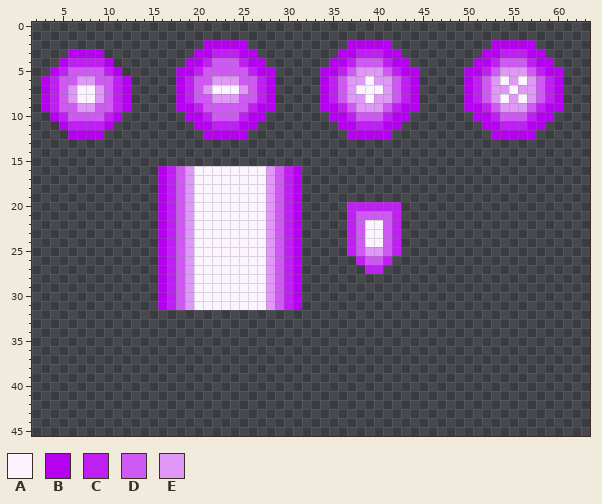
Pixel-art sprite: assets/graphics/projectiles/bullet2.png. The picture above is the old version.
The file is 64x64 pixels. Shown: x 2..63, y 0..45.
Palette (. is transparent): A #fbf3fe  B #b601f0  C #bf1ff2  D #ce59f3  E #df98f6
Pixels before (only the part around the change), first column x 20:
18 AAAAAAAAEDCB................................
19 AAAAAAAAEDCB................................
20 AAAAAAAAEDCB.....CCCCCC.....................
21 AAAAAAAAEDCB.....CDDDDC.....................
22 AAAAAAAAEDCB.....CDAADC.....................
23 AAAAAAAAEDCB.....CDAADC.....................
24 AAAAAAAAEDCB.....CDAADC.....................
25 AAAAAAAAEDCB.....CDEEDC.....................
26 AAAAAAAAEDCB......CDDC......................
27 AAAAAAAAEDCB.......CC.......................
28 AAAAAAAAEDCB................................
29 AAAAAAAAEDCB................................
30 AAAAAAAAEDCB................................
31 AAAAAAAAEDCB................................
32 ............................................
33 ............................................
34 ............................................
35 ............................................
36 ............................................
37 ............................................
38 ............................................
39 ............................................
40 ............................................
41 ............................................
42 ............................................
43 ............................................
44 ............................................
45 ............................................
Once edited:
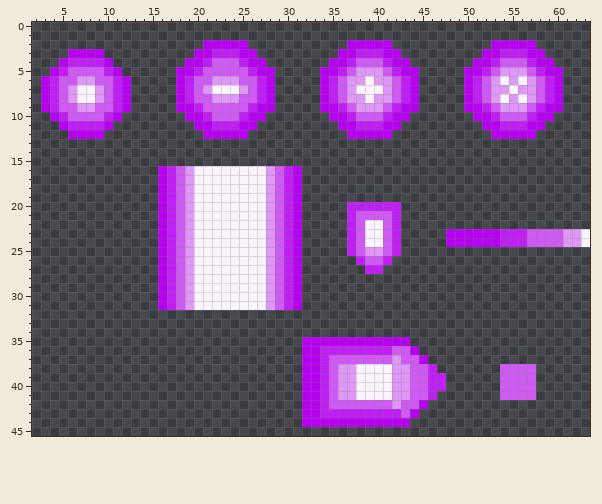
Log entry: new bullets, sprite layer in tiled now invisible
Difference:
y 23..24: x 48..63 ................ -> BBBBBBCCCDDDDEEA
y 35: x 32..43 ............ -> BBBBBBBBBBBB
y 36: x 32..44 ............. -> BBCCCCCCCCDDB
y 37: x 32..45 .............. -> BBCDDDDDDDEDDB
y 38: x 32..46 ............... -> BBCDEEAAAAEEDDC; x 54..57 .... -> DDDD
y 39..40: x 32..47 ................ -> BBCDEEAAAAEEDDCC; x 54..57 .... -> DDDD
y 41: x 32..46 ............... -> BBCDEEAAAAEEDDC; x 54..57 .... -> DDDD
y 42: x 32..45 .............. -> BBCDDDDDDDEDDB
y 43: x 32..44 ............. -> BBCCCCCCCCCDB
y 44: x 32..43 ............ -> BBBBBBBBBBBB
Changed places in both pictures, as pixel boxes (x1, y1, x2, y2):
added: (446, 229, 590, 247)
added: (302, 337, 446, 427)
added: (500, 364, 536, 400)
